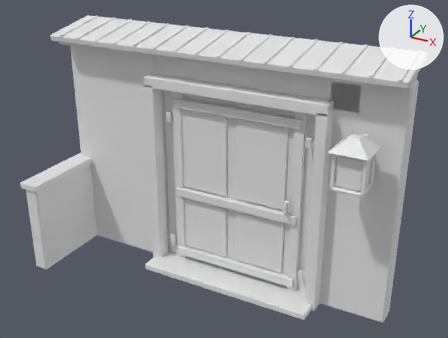
What one commit did to the glTF model rooftop/previews/pixel-01/assets/doorway.glb.
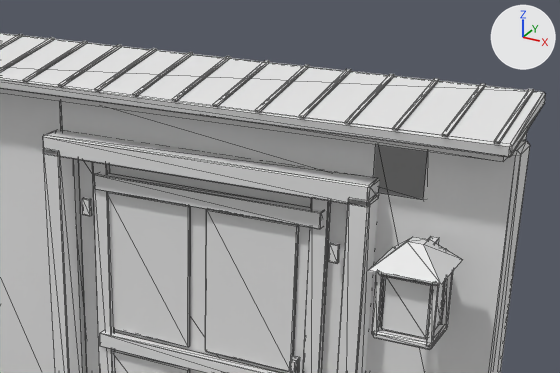
There are two pictures of each version: one whole from a 50 mm camera at (2.71, -4.05, 3.73) aimed at (0.05, 0.79, 1.31), one close up on the part from 27% to 97% of the width and 0% to 62% of the height. Every picture has the same lights, and +X, +Y and +Z are marked at upper right. The last two pictures show the newer version. The close-ups show mesh edges as thin lines. Vertices at exactly the same position are counted once.

Before the edit, the objects in view are built like this:
```python
me_cube_188 = bpy.data.meshes.new('Cube.188')
me_cube_188.from_pydata(...)  # 872 vertices, 1532 faces; spans x -0.61..3.07, y -0.98..0.29, z -1.17..1.38
# before: 123 (0.5, -0.24, 0.86) at pixel (43, 149), 124 (0.5, -0.24, 0.87) at pixel (44, 147), 125 (0.5, -0.24, 0.86) at pixel (43, 149), 129 (0.5, -0.1, 0.87), 130 (0.5, -0.09, 0.86)
# before: 131 (0.5, -0.1, 0.86), 135 (0.6, -0.24, 0.87) at pixel (58, 150), 136 (0.6, -0.24, 0.86) at pixel (57, 151), 137 (0.61, -0.24, 0.86) at pixel (59, 151), 141 (0.6, -0.1, 0.87)
# before: 142 (0.61, -0.1, 0.86), 143 (0.6, -0.09, 0.86)
me_cube_240 = bpy.data.meshes.new('Cube.240')
me_cube_240.from_pydata(...)  # 24 vertices, 44 faces; spans x -0.117..0.117, y -0.1..0.1, z -0.142..0.142
ob_doorway_atlas = bpy.data.objects.new('doorway/Atlas', me_cube_188)
ob_doorway_atlas.location = (-1.35, 1.03, 1.17)
ob_doorway_warm_glass = bpy.data.objects.new('doorway/Warm_glass', me_cube_240)
ob_doorway_warm_glass.location = (1.37, 0.6, 1.66)
```
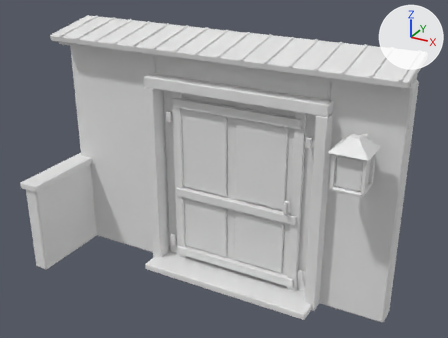
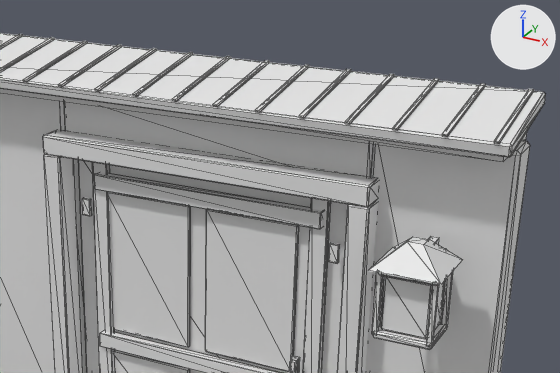
The edits, one by one:
me_cube_188 has 872 vertices, 1532 faces and spans x -0.61..3.07, y -0.98..0.29, z -1.17..1.38.
me_cube_188 is used by ob_doorway_atlas; location (-1.35, 1.03, 1.17).
me_cube_188 part 1: the loose piece of 24 vertices spanning x 0.53..2.65, y -0.11..0.11, z 0.86..1.17 is scaled about its middle by (0.852, 1, 1), then moved by (-0.13, 0.0, 0.0).
Part 2, on me_cube_188:
Vertices 123, 124, 125, 129, 130, 131, 135, 136, 137, 141, 142, 143 of me_cube_188 move by (0.0, 0.0, -0.03).
me_cube_188 part 3: all 12 vertices in x 2.3..2.41, y -0.24..-0.09, z 0.86..0.87 are moved by (0.0, 0.0, -0.03).

Location of each change, (x1, y1, x2, y2) in pixels of the close-ups (560 x 373 px; the box of a moved part takes in the faces that stretch with it):
part 1 of me_cube_188, moved or reshaped: before (61, 101, 427, 199); after (64, 101, 373, 177)
part 2 of me_cube_188, moved or reshaped: before (43, 149, 83, 373); after (44, 154, 83, 373)
part 3 of me_cube_188, moved or reshaped: before (337, 195, 378, 373); after (337, 200, 378, 373)
